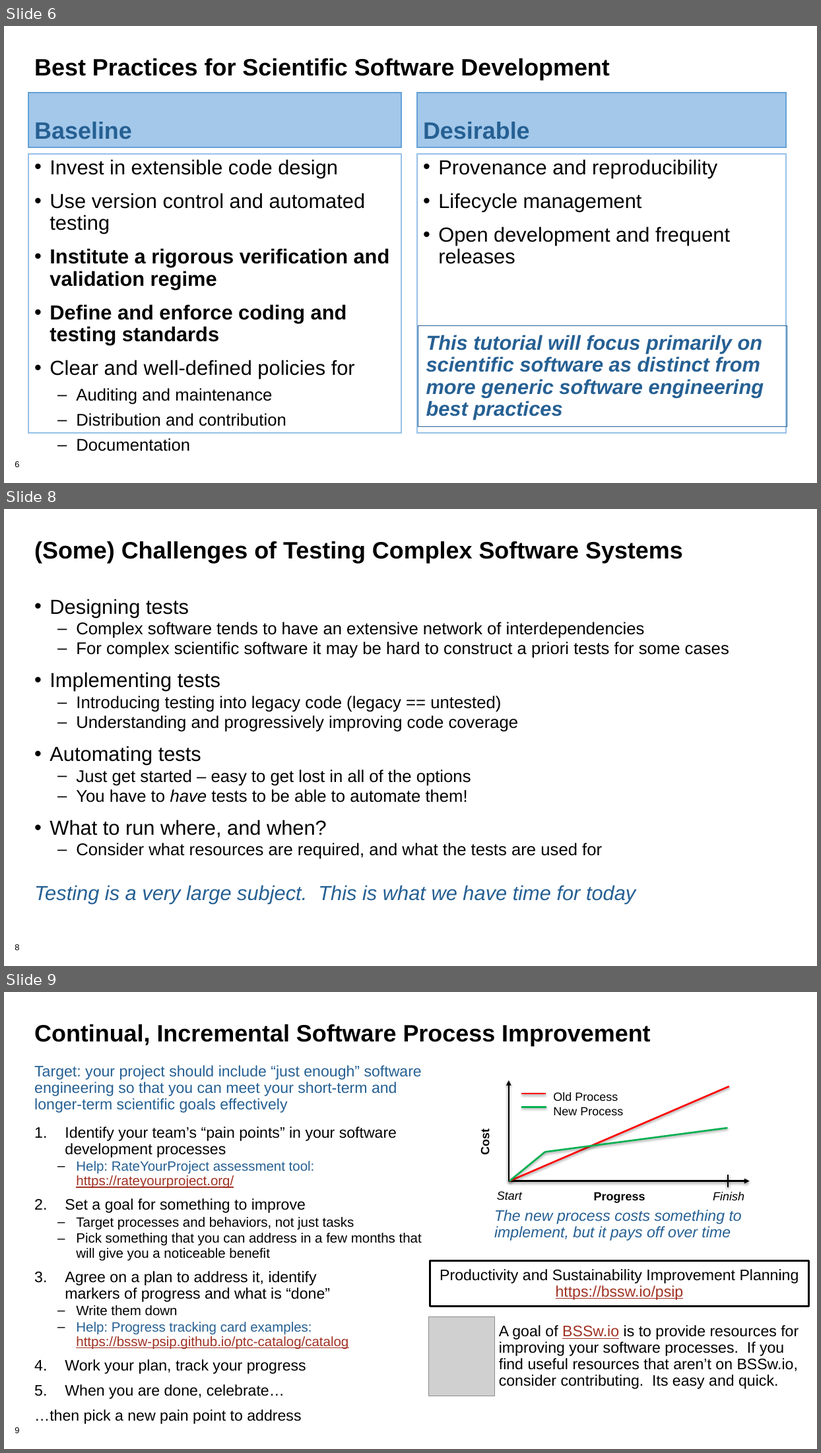
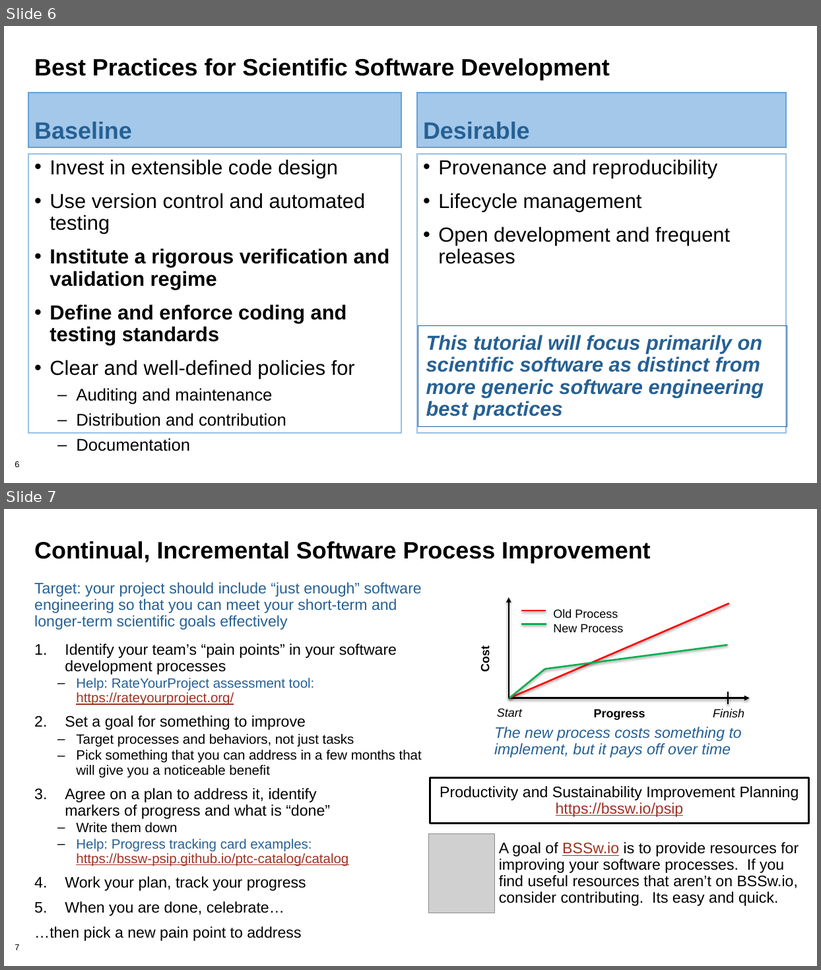
Before and after one commit to bssw-tutorial/presentations, a slide deck: overview-testing.pptx. Shown one above the other, each under a label of ours: slides 6, 8 and 9 before the commit, slides 6 and 7 after it; the slides between them are not shown. The pictures are 821x1453 and 821x970 pixels, drawn with LibreOffice and Linux fonts; fonts in the diff are those of the drawing; grey boxes stand for pictures; background and template pictures are left out. Boxes give left, top, right and bottom in pixels: in the first picture for what was removed or moved away, otherwise in the second. Text is boxed around its words. In the diff, an @@ line names an element or a change of style, - is before the commit and + after.

```diff
--- a/overview-testing.pptx
+++ b/overview-testing.pptx
@@ slide 8 removed at (4,509,817,966), background #FFFFFF; not listed: 1 template element that a slide beside it also shows @@
@@ title removed at (34,541,683,563) @@
-(Some) Challenges of Testing Complex Software Systems
@@ text removed at (34,599,729,904) @@
-• Designing tests
-  – Complex software tends to have an extensive network of interdependencies
-  – For complex scientific software it may be hard to construct a priori tests for some cases
-• Implementing tests
-  – Introducing testing into legacy code (legacy == untested)
-  – Understanding and progressively improving code coverage
-• Automating tests
-  – Just get started – easy to get lost in all of the options
-  – You have to have tests to be able to automate them!
-• What to run where, and when?
-  – Consider what resources are required, and what the tests are used for
-Testing is a very large subject. This is what we have time for today
@@ what was slide 9 is now slide 7 @@
@@ page number at (15,945,19,951): text changed @@
-9
+7
```
Also in this commit, not shown: 1 other slide removed.
